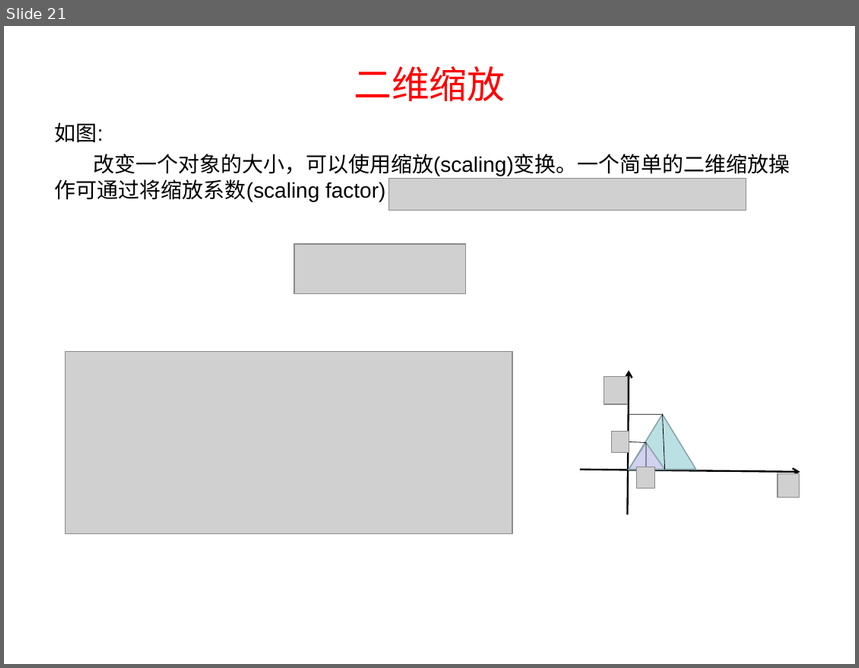
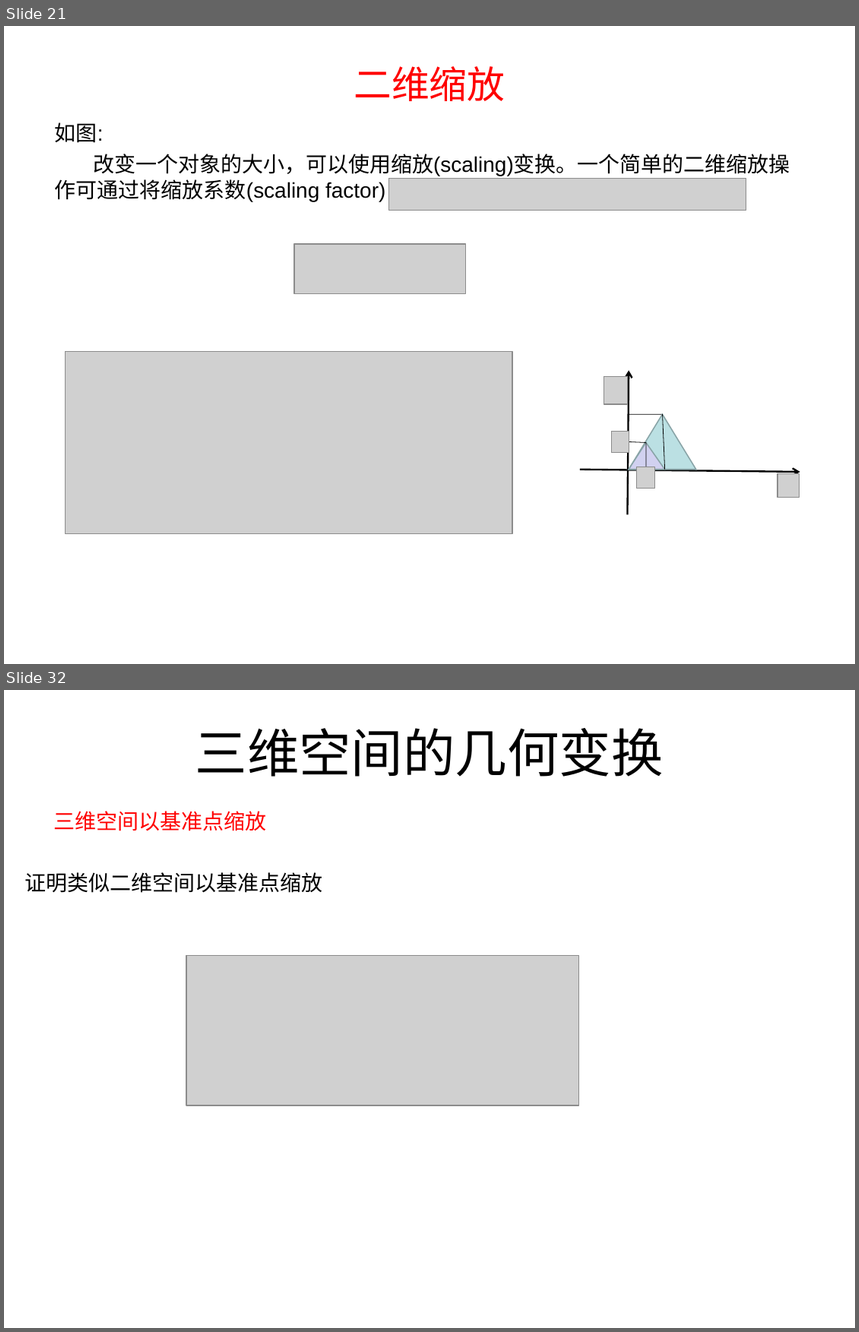
Before and after one commit to lhswei/3Dtransform, a slide deck: 3D数学基础transform.ppt. Shown one above the other, each under a label of ours: slide 21 before the commit, slides 21 and 32 after it; the slides between them are not shown. The pictures are 859x668 and 859x1332 pixels, drawn with LibreOffice and Linux fonts; fonts in the diff are those of the drawing; grey boxes stand for pictures; background and template pictures are left out. Boxes give left, top, right and bottom in pixels: in the first picture for what was removed or moved away, otherwise in the second. Text is boxed around its words. In the diff, an @@ line names an element or a change of style, - is before the commit and + after.

```diff
--- a/3D数学基础transform.ppt
+++ b/3D数学基础transform.ppt
@@ slide 32 added at (4, 690, 855, 1328), background #FFFFFF @@
@@ title added at (196, 728, 664, 777), 44 pt, text #000000 @@
+三维空间的几何变换
@@ text added at (25, 811, 323, 893), 18 pt, text #000000 @@
+三维空间以基准点缩放
+证明类似二维空间以基准点缩放
@@ picture added at (186, 955, 579, 1106) @@
```
Also in this commit, not shown: 1 slide changed, 13 other slides added, 1 slide removed.
